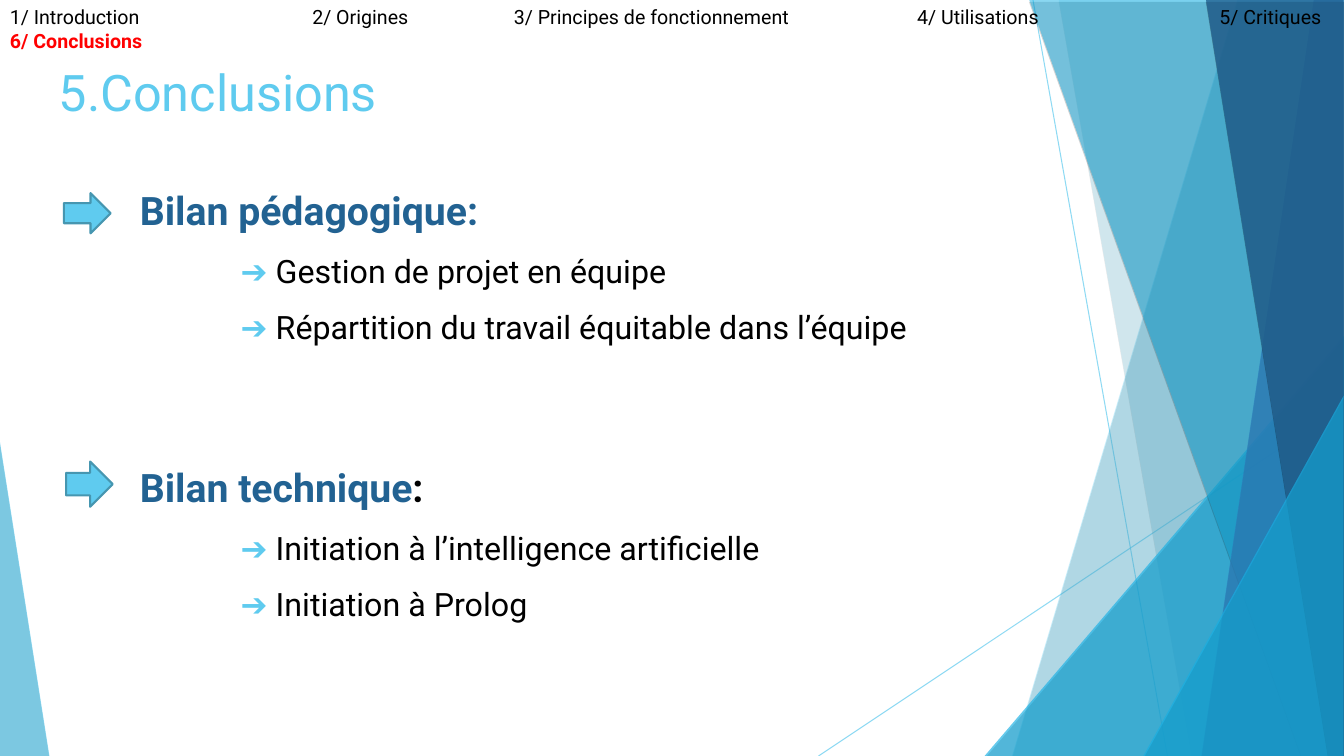
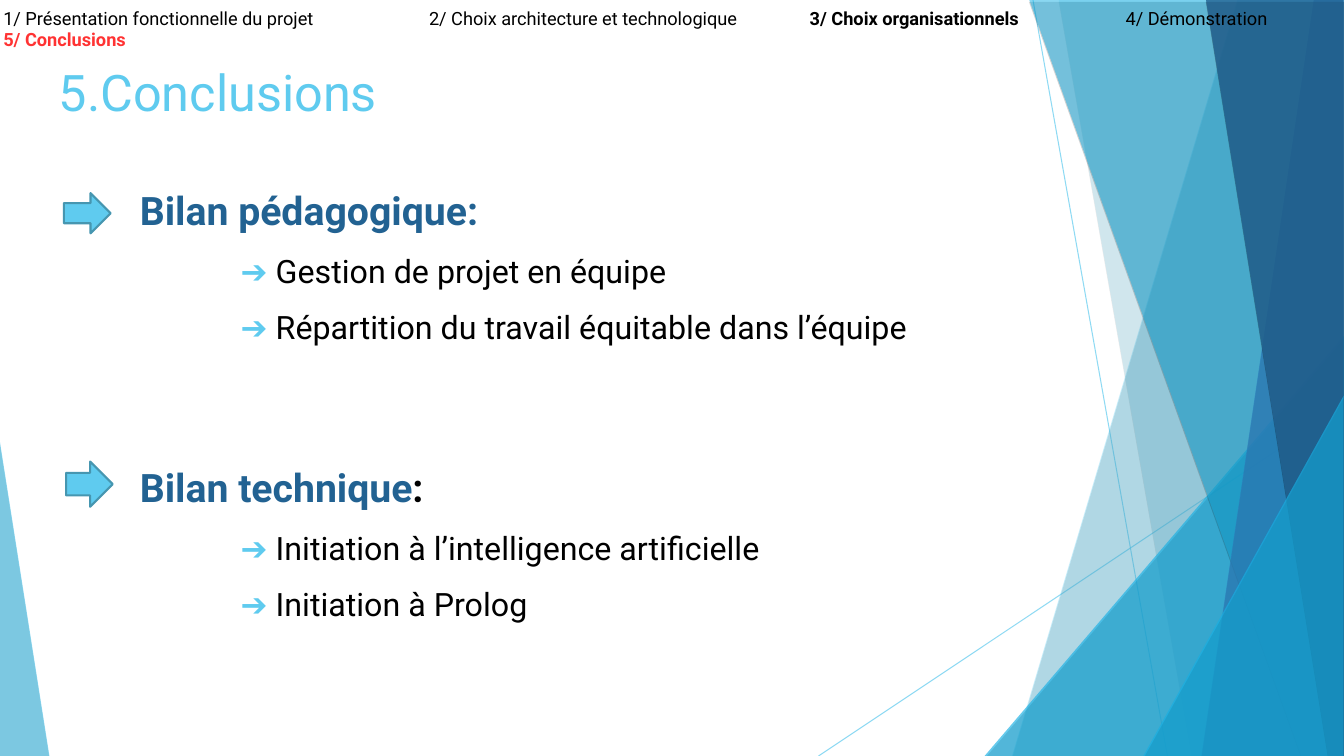
Before and after one commit to ComeBurguburu/AmbianceShowRoom, a slide deck: slide 11 of docs/Presentation orale.odp (slide 25 before the commit). Drawn at 1344x756 pixels with LibreOffice and Linux fonts; fonts in the diff are those of the drawing. Boxes give left, top, right and bottom in pixels: in the first picture for what was removed or moved away, otherwise in the second. Text is boxed around its words. In the diff, an @@ line names an element or a change of style, - is before the commit and + after.

```diff
--- a/docs/Presentation orale.odp
+++ b/docs/Presentation orale.odp
@@ text at [3,8,1268,30]: text changed; size 14 to 13 pt @@
-1/ Introduction 2/ Origines 3/ Principes de fonctionnement 4/ Utilisations 5/ Critiques 6/ Conclusions
+1/ Présentation fonctionnelle du projet 2/ Choix architecture et technologique 3/ Choix organisationnels 4/ Démonstration 5/ Conclusions
```
Also in this commit, not shown: 2 other slides changed, 7 slides added, 21 slides removed, 5 other files.
